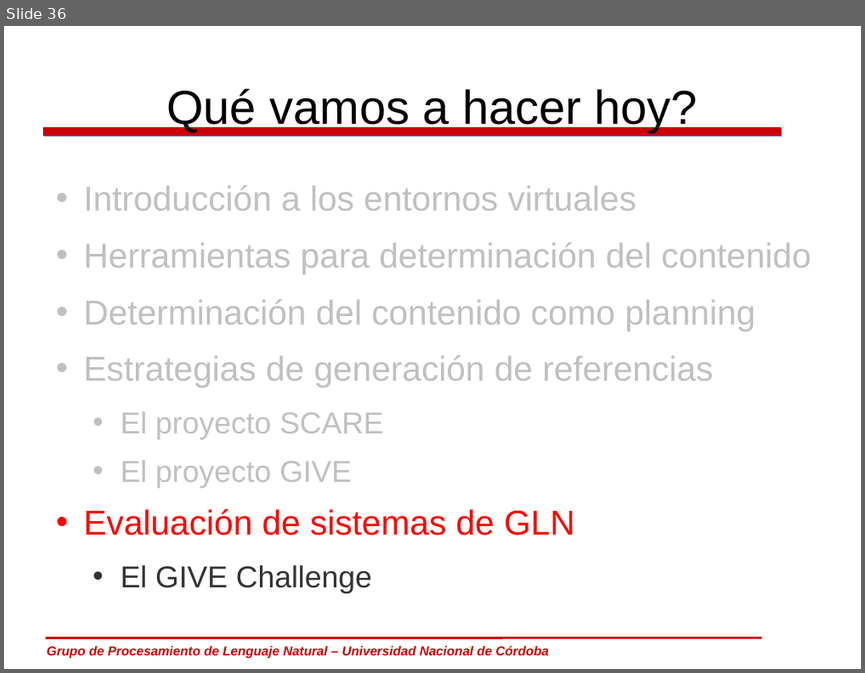
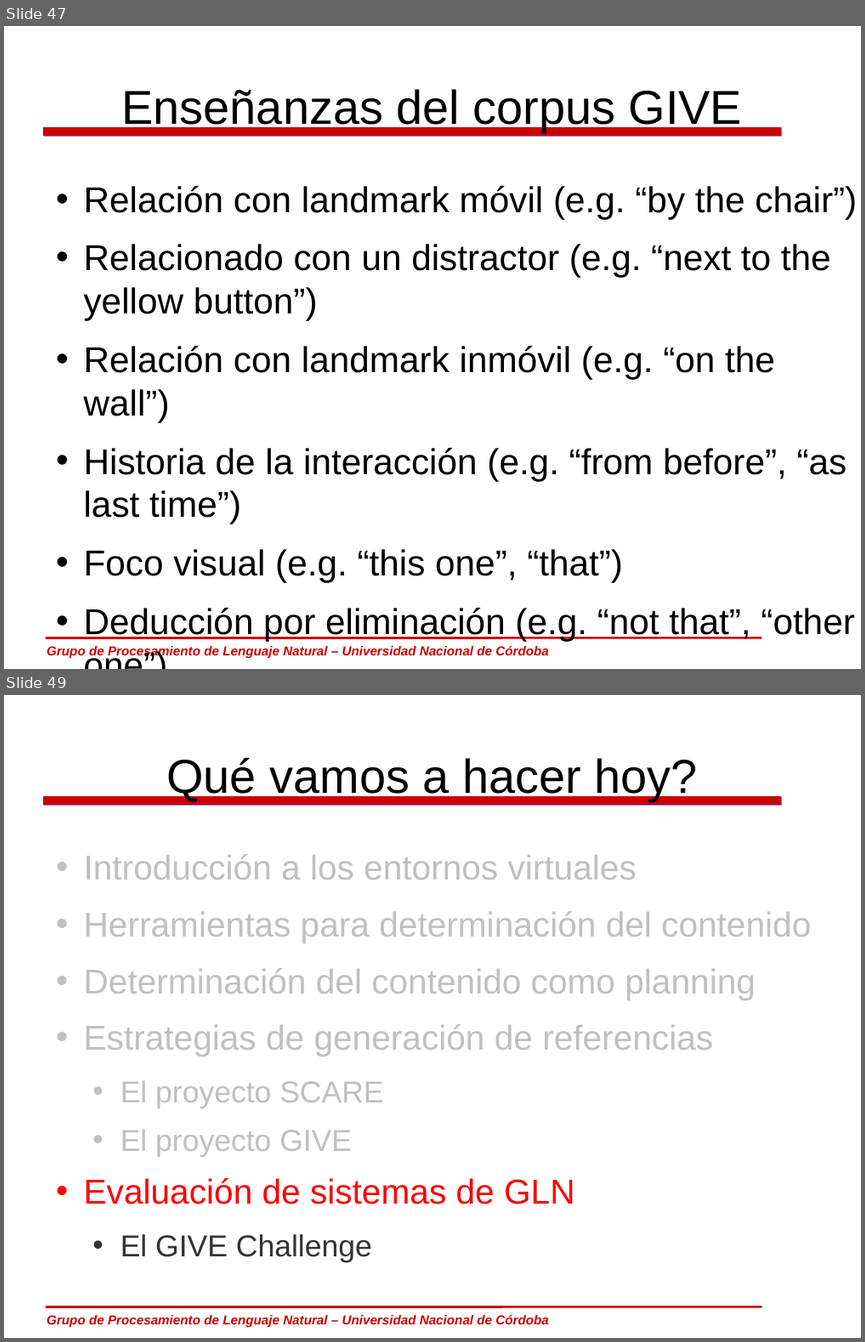
Before and after one commit to carlosareces/elic10, a slide deck: slides/dia5.odp. Shown one above the other, each under a label of ours: slide 36 before the commit, slides 47 and 49 after it; the slides between them are not shown. The pictures are 865x673 and 865x1342 pixels, drawn with LibreOffice and Linux fonts; fonts in the diff are those of the drawing; background and template pictures are left out. Boxes give left, top, right and bottom in pixels: in the first picture for what was removed or moved away, otherwise in the second. Text is boxed around its words. In the diff, an @@ line names an element or a change of style, - is before the commit and + after.

```diff
--- a/slides/dia5.odp
+++ b/slides/dia5.odp
@@ slide 47 added at (x1=4, y1=26, x2=861, y2=669), background #FFFFFF; not listed: 3 template elements that a slide beside it also shows @@
@@ title added at (x1=122, y1=89, x2=742, y2=132), 44 pt, text #000000 @@
+Enseñanzas del corpus GIVE
@@ text added at (x1=84, y1=186, x2=857, y2=641), 33.3 pt, text #000000 @@
+• Relación con landmark móvil (e.g. “by the chair”)
+• Relacionado con un distractor (e.g. “next to the yellow button”)
+• Relación con landmark inmóvil (e.g. “on the wall”)
+• Historia de la interacción (e.g. “from before”, “as last time”)
+• Foco visual (e.g. “this one”, “that”)
+• Deducción por eliminación (e.g. “not that”, “other one”)
@@ what was slide 36 is now slide 49 @@
```
Also in this commit, not shown: 2 slides changed, 17 other slides added, 1 slide removed.
